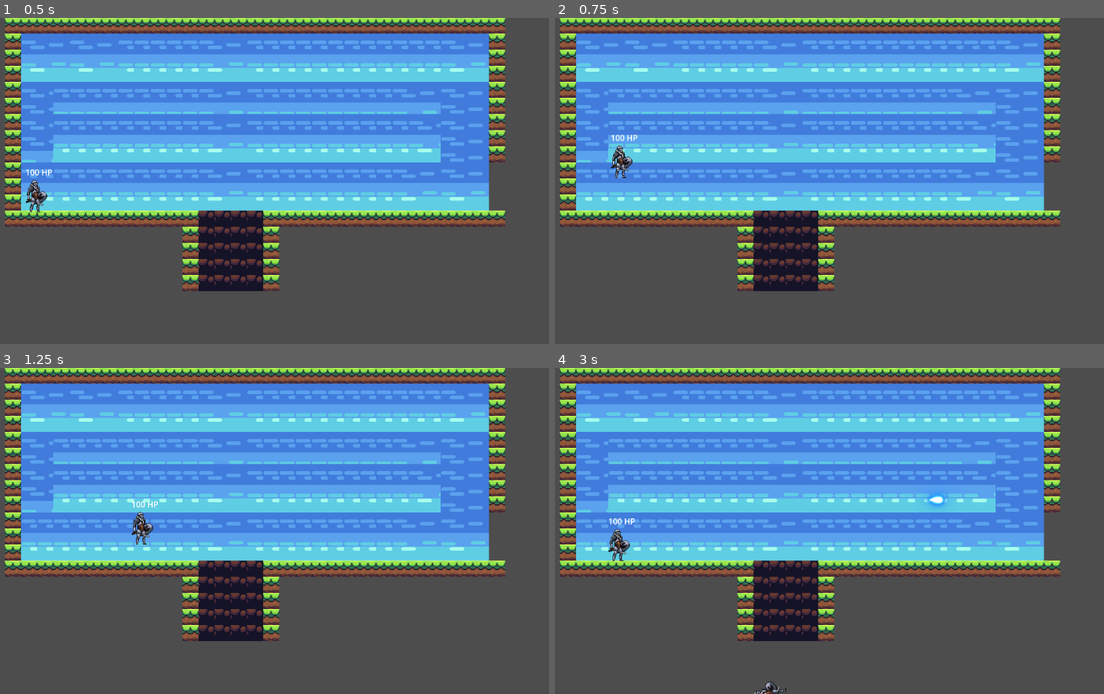
Above: before the commit, frames 1-4 (two rows, left to right).
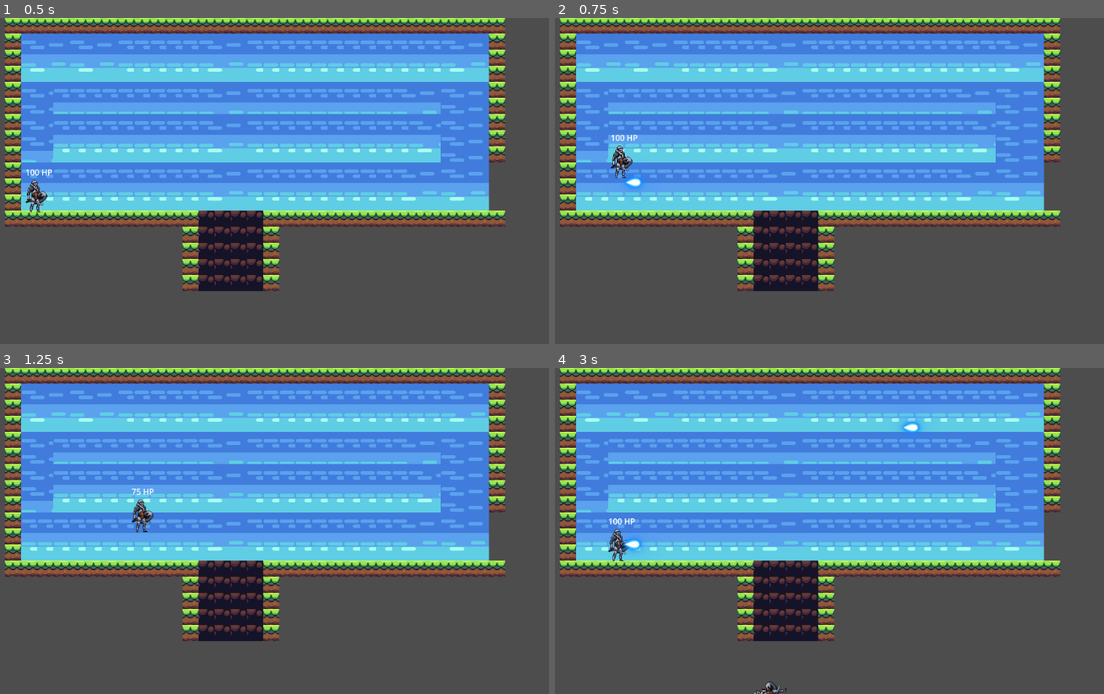
Above: after the commit, the same moments.

Repository: samakshsethi/gmtk_loop
Game: Godot game, scene res://game.tscn
The game is run twice, just before and just after one commit, with the same random seed, the same clock (stepped at 60 frames per second) and the same inputs.
Inputs (mouse positions are in pixels of both pictures, inside the frame that each line leads up to):
- Up to frame 1 (0.5 s): no input
- Up to frame 2 (0.75 s): tap Enter (ui_accept) at 0.5 s; move the mouse to (939, 164) at 0.52 s; press the mouse at (939, 164) at 0.53 s; hold Right (move_right) from 0.53 s (still down)
- Up to frame 3 (1.25 s): keep holding Right (move_right); tap Enter (ui_accept) at 0.77 s
- Up to frame 4 (3 s): move the mouse to (697, 547) at 1.27 s; release the mouse at (697, 547) at 1.28 s; click (697, 547) at 1.35 s; tap Enter (ui_accept) at 1.52 s; move the mouse to (873, 459) at 2.02 s; release Right (move_right) at 2.03 s; press the mouse at (873, 459) at 2.03 s; hold Left (move_left) 2.03-2.78 s; move the mouse to (785, 596) at 2.77 s; release the mouse at (785, 596) at 2.78 s; hold Right (move_right) from 2.78 s (still down); click (785, 596) at 2.85 s

Frame 1 is identical in both runs. In frame 2, 0.1% of the frame differs, in the area x 12-17%, y 48-53%; in frame 3, 0.4%, in the area x 23-29%, y 36-55%; in frame 4, 0.4%.

Commit message:
added targeting projectiles

Diff:
--- a/characters/enemy.gd
+++ b/characters/enemy.gd
@@ -47,6 +47,6 @@
 func shoot():
 	# Create and fire a projectile towards the player
 	var instance = projectile.instantiate()
-	instance.dir = -1  # Direction -1 = left (towards player)
+	instance.dir = Vector2(-1, 0)  # Direction Vector2(-1, 0) = left (towards player)
 	instance.spawnPosition = global_position + Vector2(-50, 0)  # Spawn 50 pixels to the left
 	get_parent().add_child.call_deferred(instance)  # Add to scene safely
--- a/characters/main_player.gd
+++ b/characters/main_player.gd
@@ -6,6 +6,7 @@
 # Player health system
 var health = 100
 var health_label: Label
+var game_over_label: Label
 
 # Physics constants
 var gravity = ProjectSettings.get_setting("physics/2d/default_gravity")
@@ -25,13 +26,13 @@
 
 	# Create initial delay timer before the player starts shooting
 	# This gives the enemy a head start in the turn-based combat
-
-	var initial_delay = Timer.new()
-	add_child(initial_delay)
-	initial_delay.wait_time = 2.0  # 2 seconds delay before first shot
-	initial_delay.one_shot = true  # Only trigger once
-	initial_delay.timeout.connect(start_shooting)  # Connect to shooting function
-	initial_delay.start()
+	# COMMENTED OUT - Now using mouse-aimed shooting instead
+	# var initial_delay = Timer.new()
+	# add_child(initial_delay)
+	# initial_delay.wait_time = 2.0  # 2 seconds delay before first shot
+	# initial_delay.one_shot = true  # Only trigger once
+	# initial_delay.timeout.connect(start_shooting)  # Connect to shooting function
+	# initial_delay.start()
 
 func _physics_process(delta: float) -> void:
 	# Apply gravity when not on the ground
@@ -52,6 +53,24 @@
 	# Apply movement
 	move_and_slide()
 
+func _input(event):
+	# Handle shooting input
+	if event.is_action_pressed("primary_shoot"):
+		shoot_towards_mouse()
+
+func shoot_towards_mouse():
+	# Get mouse position in world coordinates
+	var mouse_pos = get_global_mouse_position()
+
+	# Calculate direction from player to mouse
+	var direction = (mouse_pos - global_position).normalized()
+
+	# Create and fire a projectile
+	var instance = projectile.instantiate()
+	instance.dir = direction  # Pass the full direction vector
+	instance.spawnPosition = global_position + direction * 50  # Spawn 50 pixels in direction
+	get_parent().add_child.call_deferred(instance)
+
 func setup_health_label():
 	# Create a label to display the player's current health
 	health_label = Label.new()
@@ -63,19 +82,20 @@
 	# Update the health label text to show current HP
 	health_label.text = str(health) + " HP"
 
-func start_shooting():
-	# Create repeating timer for regular shots
-	# This handles the turn-based shooting mechanic
-
-	var shoot_timer = Timer.new()
-	add_child(shoot_timer)
-	shoot_timer.wait_time = 5.0  # 5 seconds between shots
-	shoot_timer.one_shot = false  # Repeat indefinitely
-	shoot_timer.timeout.connect(shoot)  # Connect to shoot function
-	shoot_timer.start()
-
-	# Fire the first shot immediately after the delay
-	shoot()
+# COMMENTED OUT - Old automated shooting system
+# func start_shooting():
+# 	# Create repeating timer for regular shots
+# 	# This handles the turn-based shooting mechanic
+#
+# 	var shoot_timer = Timer.new()
+# 	add_child(shoot_timer)
+#  shoot_timer.wait_time = 5.0  # 5 seconds between shots
+# 	shoot_timer.one_shot = false  # Repeat indefinitely
+# 	shoot_timer.timeout.connect(shoot)  # Connect to shoot function
+# 	shoot_timer.start()
+#
+# 	# Fire the first shot immediately after the delay
+# 	shoot()
 
 
 func take_damage(amount: int):
@@ -94,12 +114,13 @@
 	health += amount
 	update_health_display()  # Update the health display
 
-func shoot():
-	# Create and fire a projectile
-	var instance = projectile.instantiate()
-	instance.dir = 1  # Direction 1 = right (towards enemy)
-	instance.spawnPosition = global_position + Vector2(50, 0)  # Spawn 50 pixels to the right
-	get_parent().add_child.call_deferred(instance)  # Add to scene safely
+# COMMENTED OUT - Old horizontal shooting function
+# func shoot():
+# 	# Create and fire a projectile
+# 	var instance = projectile.instantiate()
+# 	instance.dir = 1  # Direction 1 = right (towards enemy)
+# 	instance.spawnPosition = global_position + Vector2(50, 0)  # Spawn 50 pixels to the right
+# 	get_parent().add_child.call_deferred(instance)  # Add to scene safely
 
 
 func spawn_dead_body():
--- a/objects/projectile.gd
+++ b/objects/projectile.gd
@@ -3,8 +3,8 @@
 # Movement speed of the projectile
 var speed = 200
 
-# Direction the projectile travels (-1 for left, 1 for right)
-var dir : int
+# Direction the projectile travels (Vector2 for 2D movement)
+var dir : Vector2
 
 # Starting position where the projectile spawns
 var spawnPosition : Vector2
@@ -15,8 +15,8 @@
 
 
 func _physics_process(delta: float) -> void:
-	# Move the projectile horizontally in the specified direction
-	velocity = Vector2(dir * speed, 0)
+	# Move the projectile in the specified direction
+	velocity = dir * speed
 
 	# Check for collisions while moving
 	if move_and_slide():
--- a/project.godot
+++ b/project.godot
@@ -34,3 +34,8 @@
 "events": [Object(InputEventKey,"resource_local_to_scene":false,"resource_name":"","device":-1,"window_id":0,"alt_press …(191 unchanged characters)…
 ]
 }
+primary_shoot={
+"deadzone": 0.2,
+"events": [Object(InputEventMouseButton,"resource_local_to_scene":false,"resource_name":"","device":-1,"window_id":0,"alt_pressed":false,"shift_pressed":false,"ctrl_pressed":false,"meta_pressed":false,"button_mask":1,"position":Vector2(151, 23),"global_position":Vector2(160, 71),"factor":1.0,"button_index":1,"canceled":false,"pressed":true,"double_click":false,"script":null)
+]
+}
--- a/world/level_2.tscn
+++ /dev/null
@@ -1,3 +0,0 @@
-[gd_scene load_steps=0 format=3 uid="uid://l35i3dc5cddh"]
-
-[node name="level_2" type="Node2D"]
